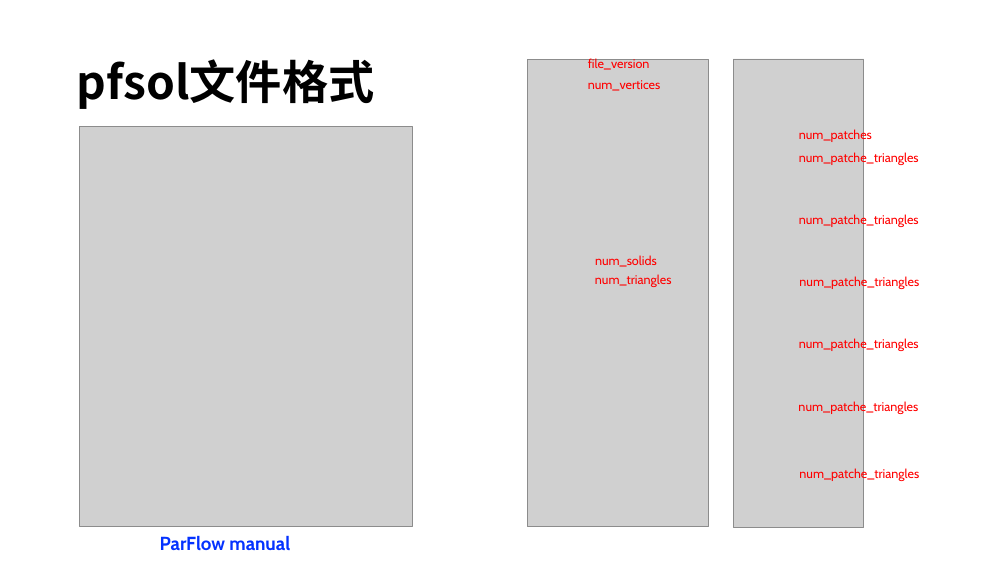
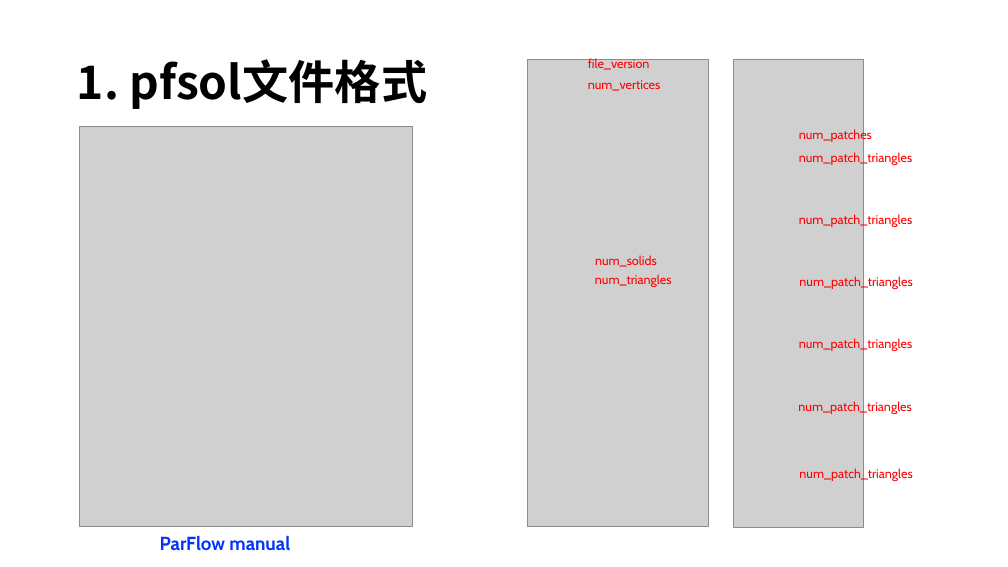
Before and after one commit to ParFlowCommunity/ParFlow-Online-Course, a slide deck: slide 3 of lectures/第6讲ParFlow中solid file的构建方法/第六讲ParFlow中solid文件的创建.pptx. Drawn at 1008x567 pixels with LibreOffice and Linux fonts; fonts in the diff are those of the drawing; grey boxes stand for pictures. Boxes give left, top, right and bottom in pixels: in the first picture for what was removed or moved away, otherwise in the second. Text is boxed around its words. In the diff, an @@ line names an element or a change of style, - is before the commit and + after.

```diff
--- a/lectures/第6讲ParFlow中solid file的构建方法/第六讲ParFlow中solid文件的创建.pptx
+++ b/lectures/第6讲ParFlow中solid file的构建方法/第六讲ParFlow中solid文件的创建.pptx
@@ title at (77, 59, 428, 109): text changed @@
-pfsol文件格式
+1. pfsol文件格式
@@ text at (799, 151, 912, 165): text changed @@
-num_patche_triangles
+num_patch_triangles
@@ text at (799, 214, 912, 228): text changed @@
-num_patche_triangles
+num_patch_triangles
@@ text at (799, 275, 912, 289): text changed @@
-num_patche_triangles
+num_patch_triangles
@@ text at (799, 338, 912, 352): text changed @@
-num_patche_triangles
+num_patch_triangles
@@ text at (798, 401, 911, 415): text changed @@
-num_patche_triangles
+num_patch_triangles
@@ text at (799, 467, 912, 481): text changed @@
-num_patche_triangles
+num_patch_triangles
```
Also in this commit, not shown: 1 other slide changed.
